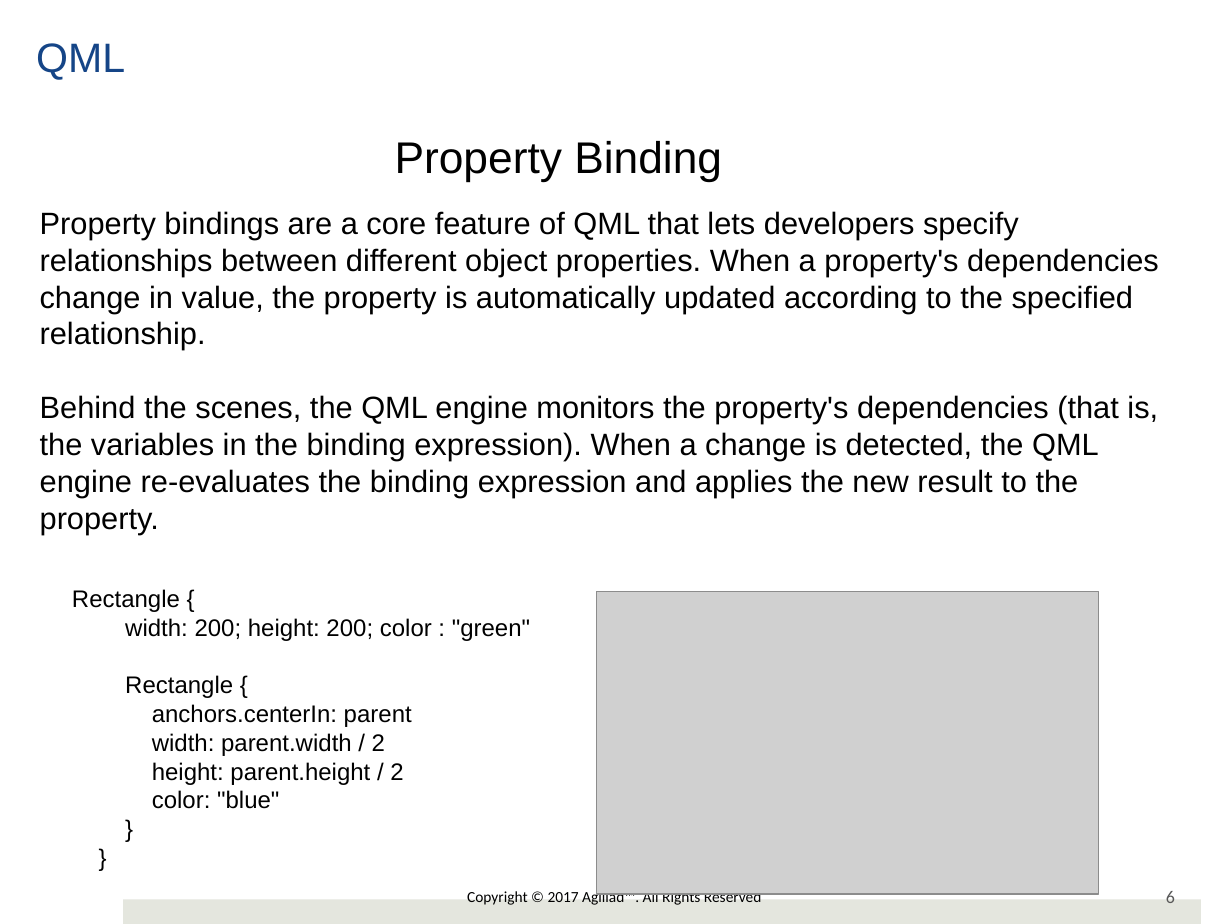
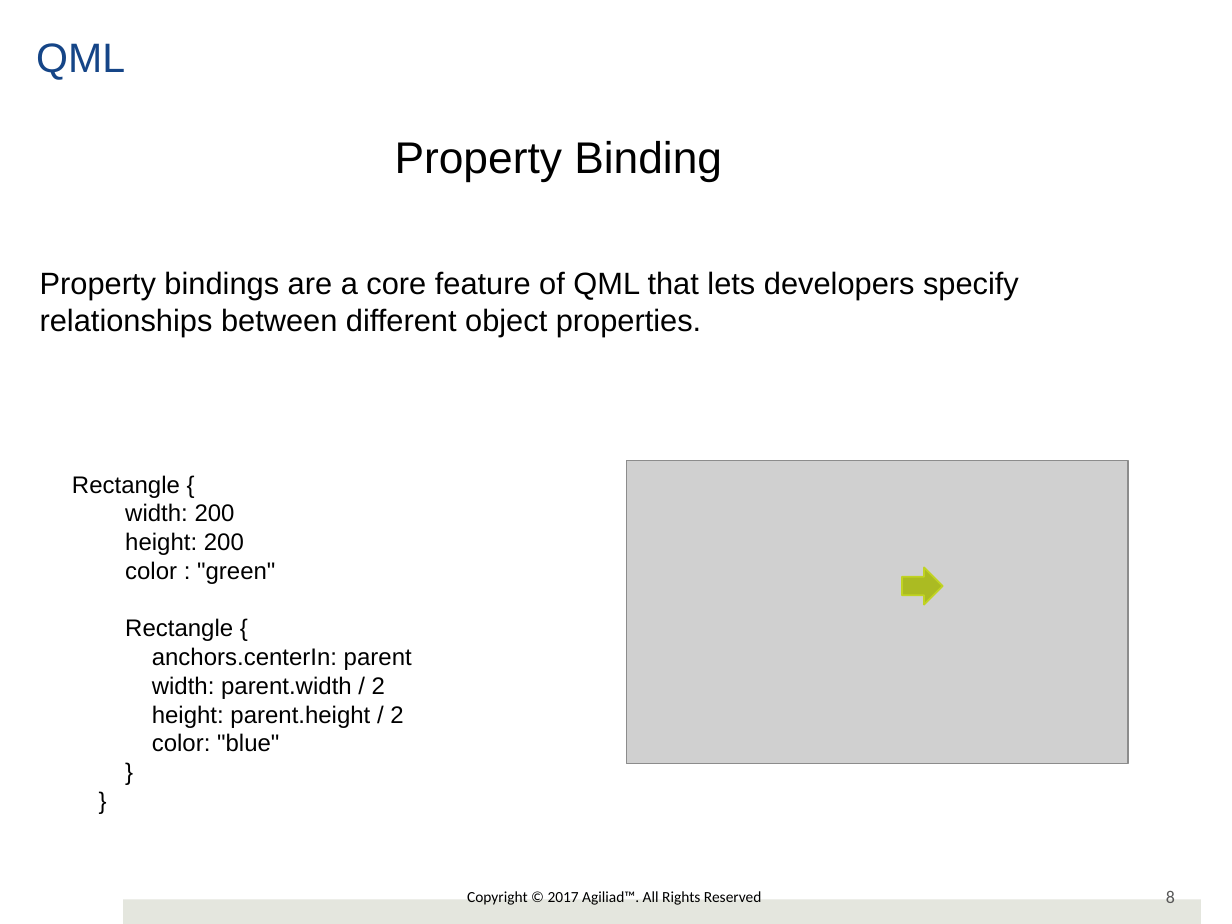
Before and after one commit to girishlande/QMLProjects, a slide deck: slide 8 of 6Course/QMLTraining.pptx (slide 6 before the commit). Drawn at 1232x924 pixels with LibreOffice and Linux fonts; fonts in the diff are those of the drawing; grey boxes stand for pictures; background and template pictures are left out. Boxes give left, top, right and bottom in pixels: in the first picture for what was removed or moved away, otherwise in the second. Text is boxed around its words. In the diff, an @@ line names an element or a change of style, - is before the commit and + after.

```diff
--- a/6Course/QMLTraining.pptx
+++ b/6Course/QMLTraining.pptx
@@ text at [40,271,1019,337]: text changed @@
-Property bindings are a core feature of QML that lets developers specify relationships between different object properties. When a property's dependencies change in value, the property is automatically updated according to the specified relationship.
-Behind the scenes, the QML engine monitors the property's dependencies (that is, the variables in the binding expression). When a change is detected, the QML engine re-evaluates the binding expression and applies the new result to the property.
+Property bindings are a core feature of QML that lets developers specify relationships between different object properties.
@@ text "Rectangle {": place and size @@
-text "Rectangle {" at [72,589,530,809]
+text "Rectangle {" at [72,475,412,752]
@@ picture: place and size @@
-picture at [596,591,1098,894]
+picture at [626,461,1127,764]
@@ text at [125,503,275,584]: text changed @@
-width: 200; height: 200; color : "green"
+width: 200
+height: 200
+color : "green"
@@ right arrow added at [902,568,942,605], fill #ACBC22, outline #C0D322 1 pt @@
@@ page number at [1166,891,1175,903]: text changed @@
-6
+8
```
Also in this commit, not shown: 4 other slides changed, 3 slides added, 1 slide removed, 8 other files.
